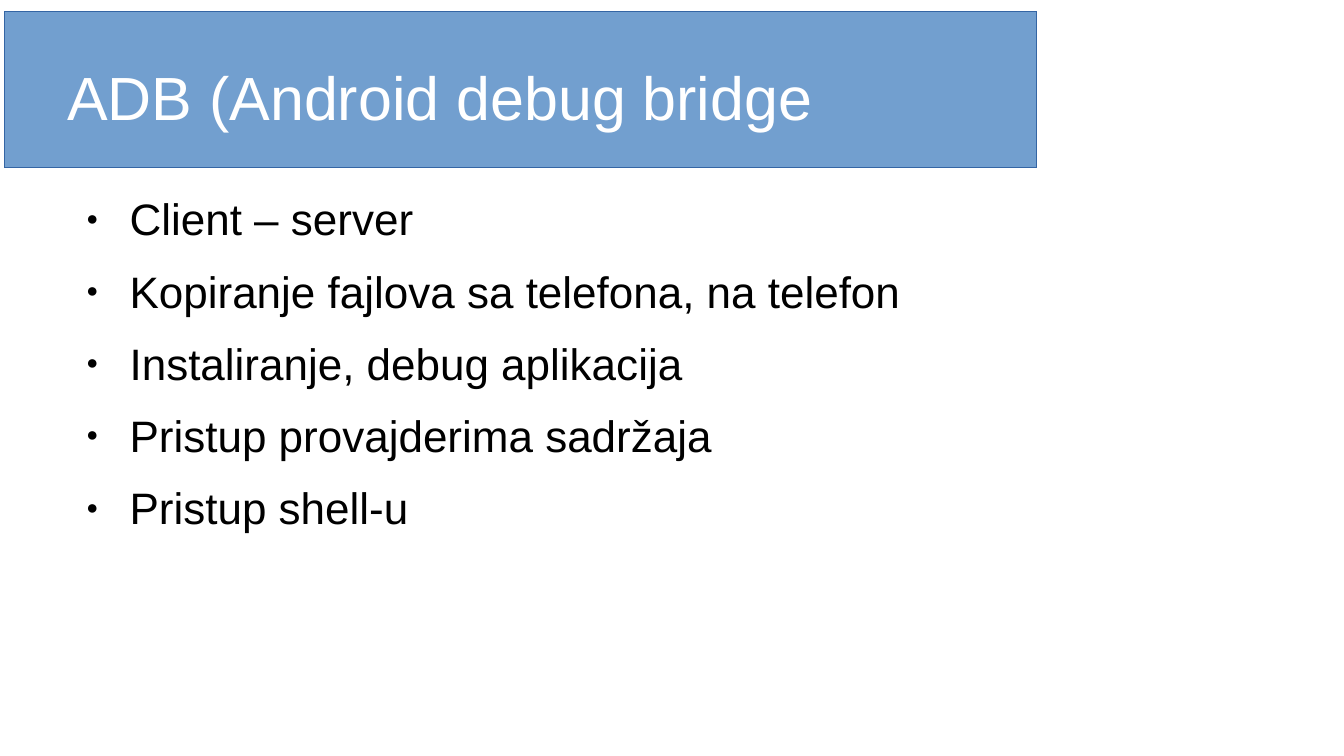
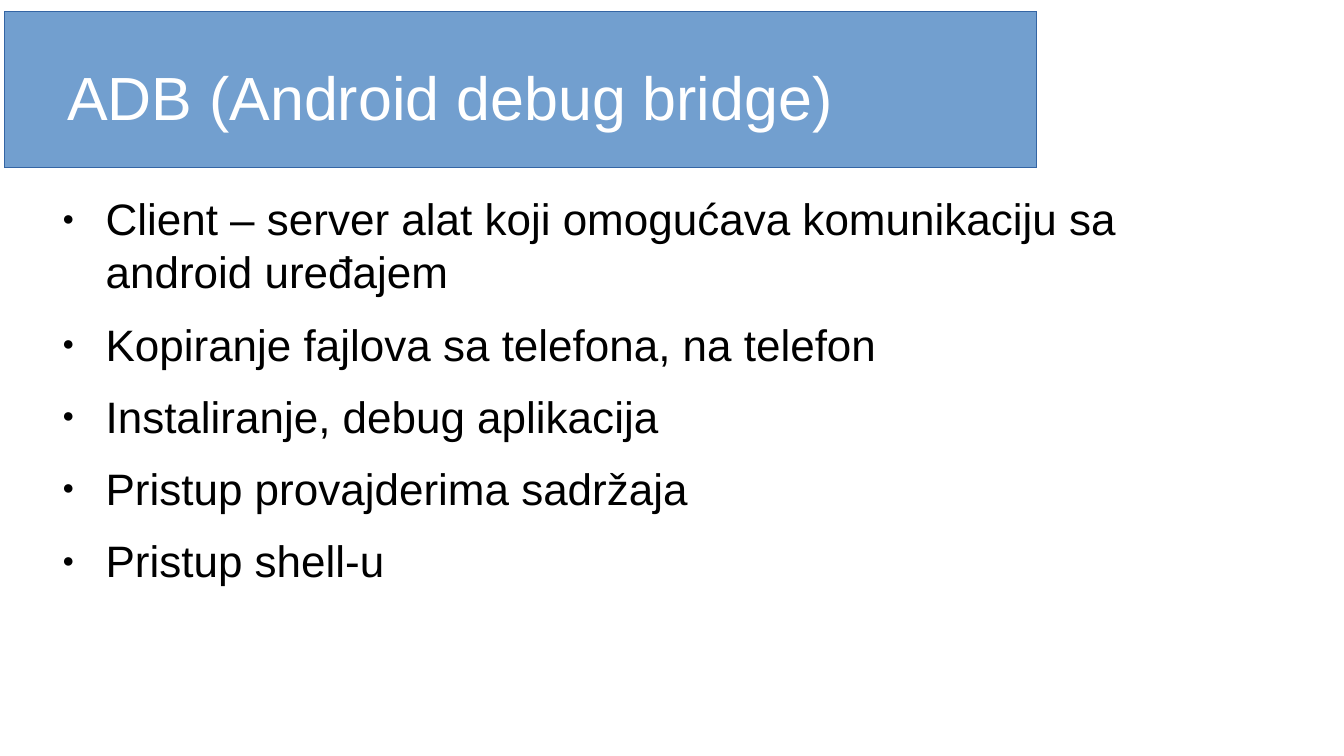
Before and after one commit to Natalija96/AdbTool, a slide deck: slide 7 of Seminarski i prezentacija/dfpreznetacija.ODP (slide 6 before the commit). Drawn at 1344x756 pixels with LibreOffice and Linux fonts; fonts in the diff are those of the drawing. Boxes give left, top, right and bottom in pixels: in the first picture for what was removed or moved away, otherwise in the second. Text is boxed around its words. In the diff, an @@ line names an element or a change of style, - is before the commit and + after.

```diff
--- a/Seminarski i prezentacija/dfpreznetacija.ODP
+++ b/Seminarski i prezentacija/dfpreznetacija.ODP
@@ title at [67,76,833,131]: text changed @@
-ADB (Android debug bridge
+ADB (Android debug bridge)
@@ text "Client – server alat koji ...": place and size @@
-text "Client – server alat koji ..." at [130,203,900,533]
+text "Client – server alat koji ..." at [106,202,1115,586]
@@ text at [106,202,1115,297]: text changed @@
-● Client – server
+● Client – server alat koji omogućava komunikaciju sa android uređajem
```
Also in this commit, not shown: 4 other slides changed, 7 slides added, 1 slide removed, 2 other files.
